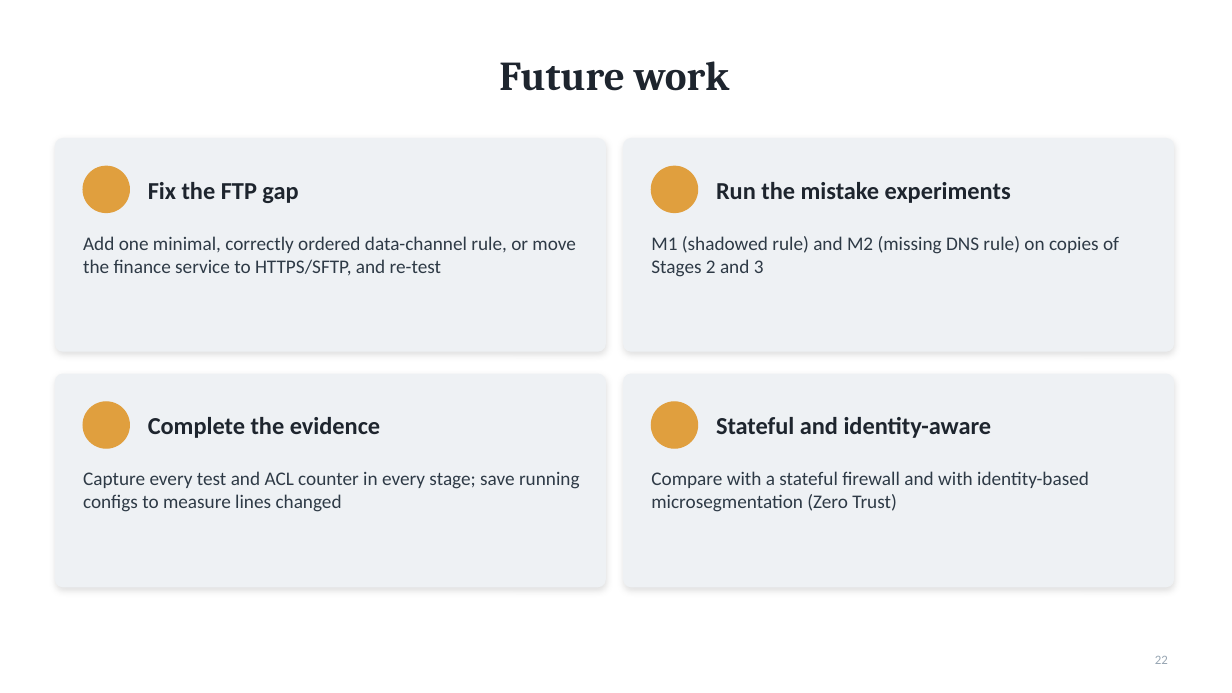
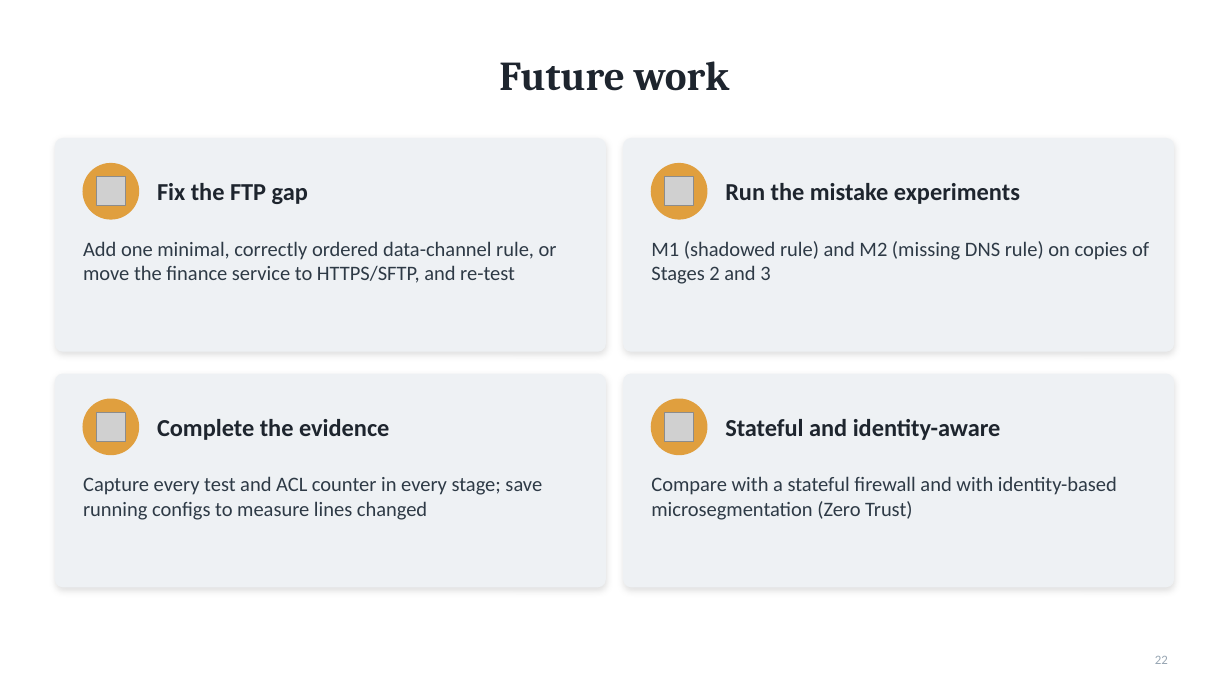
Before and after one commit to darshanpvt007-afk/firewall-policy-complexity-case-study, a slide deck: slide 22 of report/case-study-presentation.pptx. Drawn at 1232x693 pixels with LibreOffice and Linux fonts; fonts in the diff are those of the drawing; grey boxes stand for pictures. Boxes give left, top, right and bottom in pixels: in the first picture for what was removed or moved away, otherwise in the second. Text is boxed around its words. In the diff, an @@ line names an element or a change of style, - is before the commit and + after.

```diff
--- a/report/case-study-presentation.pptx
+++ b/report/case-study-presentation.pptx
@@ ellipse: place and size @@
-ellipse at (83,166,129,213)
+ellipse at (83,164,139,219)
@@ picture added at (96,177,125,205) @@
@@ text "Fix the FTP gap": place and size @@
-text "Fix the FTP gap" at (148,182,298,203)
+text "Fix the FTP gap" at (157,183,308,204)
@@ ellipse: place and size @@
-ellipse at (652,166,698,213)
+ellipse at (652,164,707,219)
@@ picture added at (665,177,693,205) @@
@@ text "Run the mistake experiments": place and size @@
-text "Run the mistake experiments" at (716,182,1011,203)
+text "Run the mistake experiments" at (725,183,1020,204)
@@ ellipse: place and size @@
-ellipse at (83,402,129,448)
+ellipse at (83,399,139,455)
@@ picture added at (96,412,125,441) @@
@@ text "Complete the evidence": place and size @@
-text "Complete the evidence" at (148,417,380,438)
+text "Complete the evidence" at (157,419,389,440)
@@ ellipse: place and size @@
-ellipse at (652,402,698,448)
+ellipse at (652,399,707,455)
@@ picture added at (665,412,693,441) @@
@@ text "Stateful and identity-aware": place and size @@
-text "Stateful and identity-aware" at (716,417,992,438)
+text "Stateful and identity-aware" at (725,419,1001,440)
@@ size 15 to 16 pt in 4 elements at (83,241,557,283), (651,241,1149,284), (83,476,542,520), (651,476,1117,520) @@
```
Also in this commit, not shown: 10 other slides changed, 2 other files.
